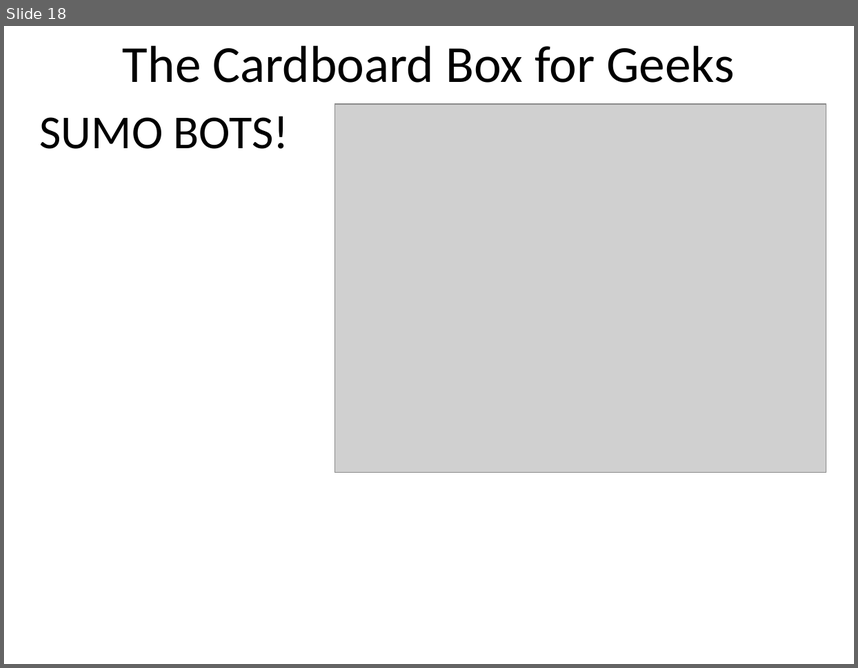
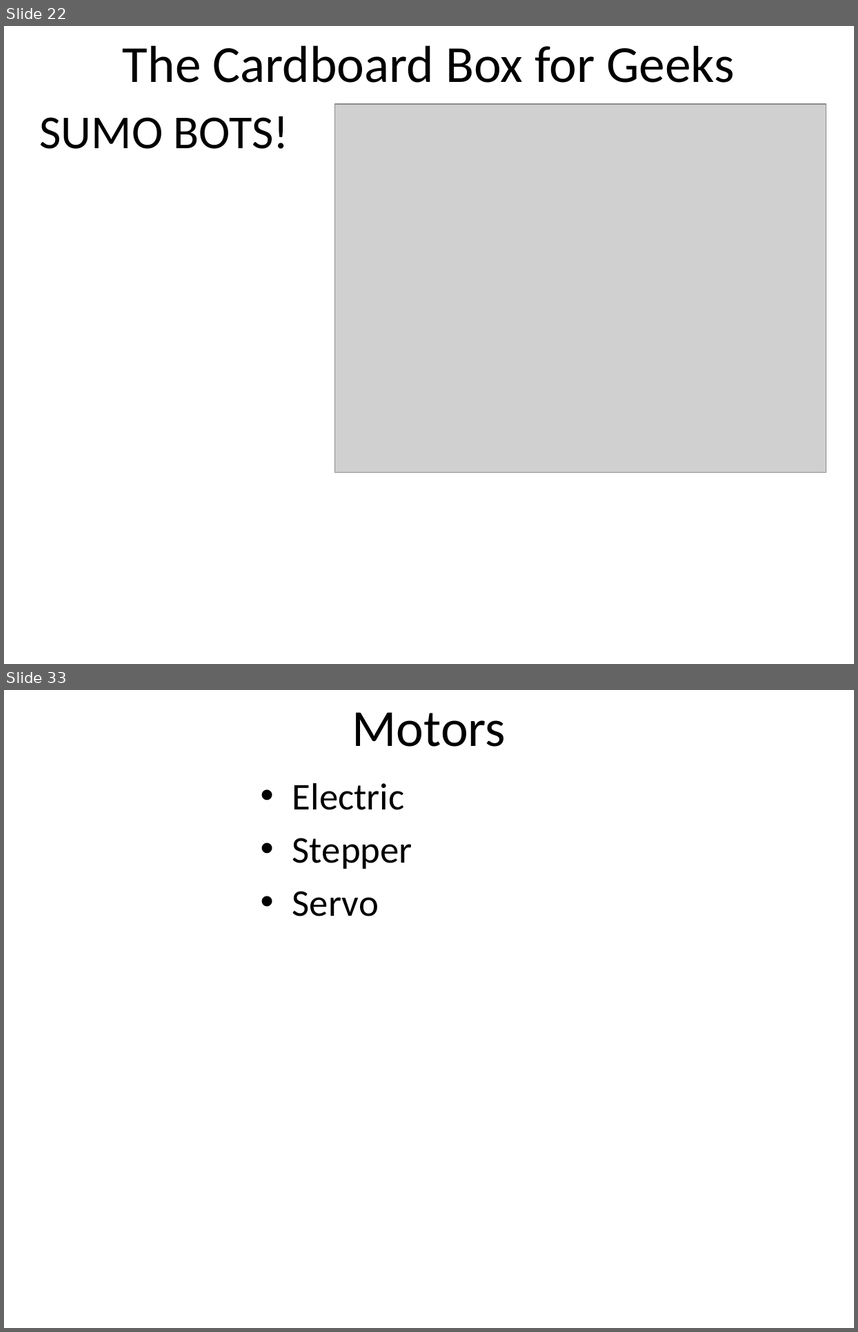
Before and after one commit to dykebert/GDI_Arduino_Robotics, a slide deck: Introduction to Arduino.pptx. Shown one above the other, each under a label of ours: slide 18 before the commit, slides 22 and 33 after it; the slides between them are not shown. The pictures are 858x668 and 858x1332 pixels, drawn with LibreOffice and Linux fonts; fonts in the diff are those of the drawing; grey boxes stand for pictures. Boxes give left, top, right and bottom in pixels: in the first picture for what was removed or moved away, otherwise in the second. Text is boxed around its words. In the diff, an @@ line names an element or a change of style, - is before the commit and + after.

```diff
--- a/Introduction to Arduino.pptx
+++ b/Introduction to Arduino.pptx
@@ slide 33 added at bbox=[4, 690, 854, 1328], background #FFFFFF @@
@@ title added at bbox=[352, 712, 506, 747], 44 pt, text #000000 @@
+Motors
@@ text added at bbox=[292, 783, 412, 916], 32 pt, text #000000 @@
+• Electric
+• Stepper
+• Servo
@@ what was slide 18 is now slide 22 @@
```
Also in this commit, not shown: 4 slides changed, 28 other slides added, 2 other files.
